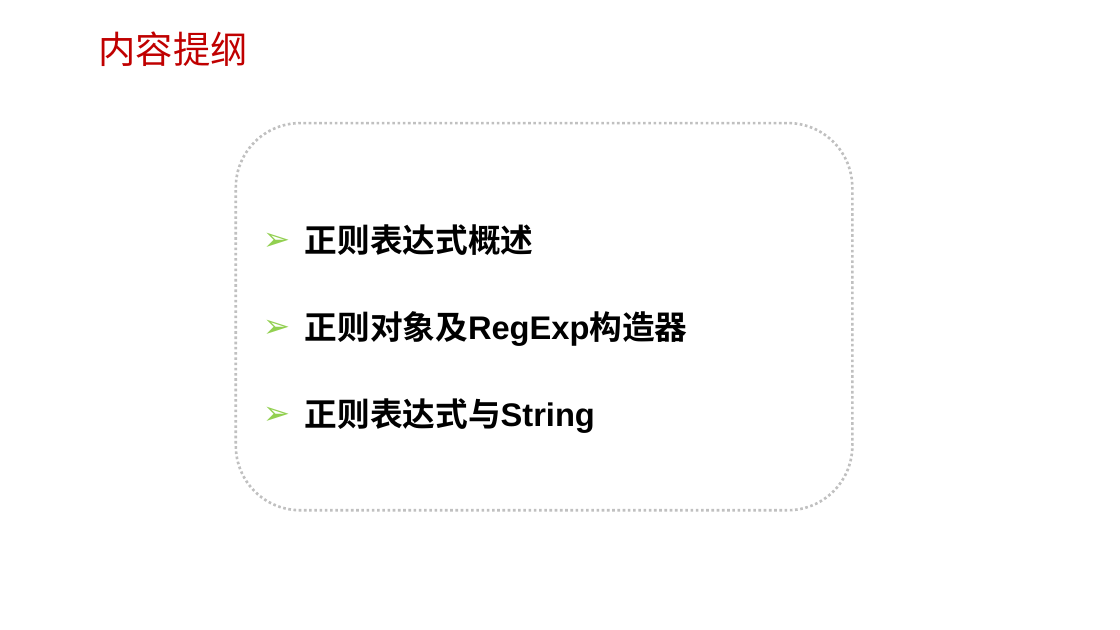
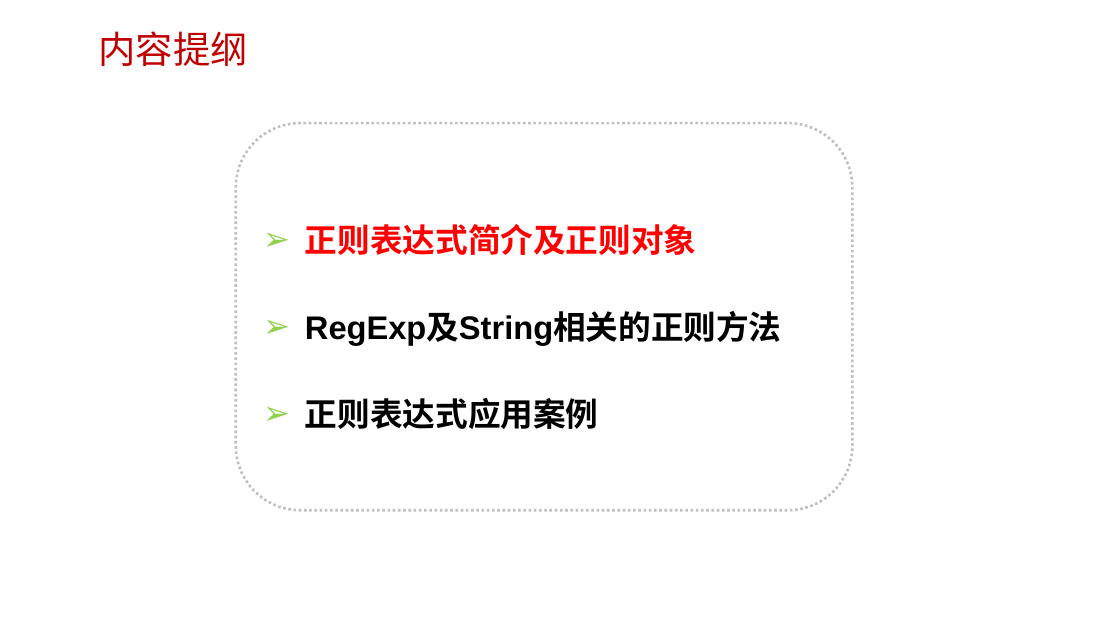
Before and after one commit to edu2act/course-javascript-advanced, a slide deck: slide 3 of 课程PPT/10.JavaScript标准内置对象-构造器（RegExp、Error）.pptx. Drawn at 1120x630 pixels with LibreOffice and Linux fonts; fonts in the diff are those of the drawing; background and template pictures are left out. Boxes give left, top, right and bottom in pixels: in the first picture for what was removed or moved away, otherwise in the second. Text is boxed around its words. In the diff, an @@ line names an element or a change of style, - is before the commit and + after.

```diff
--- a/课程PPT/10.JavaScript标准内置对象-构造器（RegExp、Error）.pptx
+++ b/课程PPT/10.JavaScript标准内置对象-构造器（RegExp、Error）.pptx
@@ text in rounded rectangle at box(305, 224, 782, 429): text changed @@
-➢ 正则表达式概述
-➢ 正则对象及RegExp构造器
-➢ 正则表达式与String
+➢ 正则表达式简介及正则对象
+➢ RegExp及String相关的正则方法
+➢ 正则表达式应用案例
```
Also in this commit, not shown: 1 other slide changed, 13 slides added, 12 slides removed, 15 other files.
